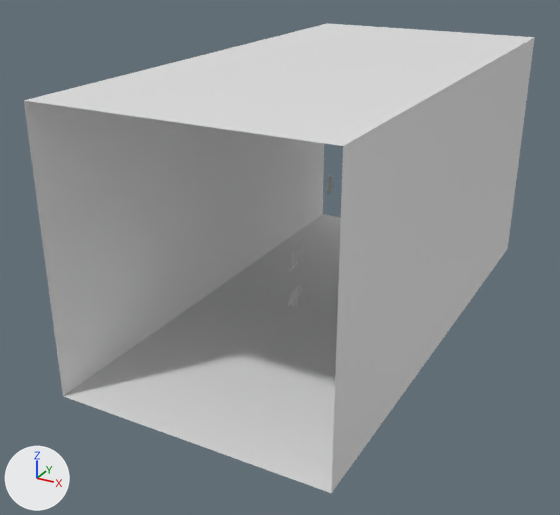
A saved change to the Blender file src/models/end/end.blend.
The view is the same before and after, from a camera (50 mm lens) standing at (229.0, -491.0, 186.0) and looking at (-22.0, -34.0, -43.0). Lighting does not change. The marker at lower left points along +X, +Y and +Z.

In view in the first picture: 'end_background', 'text_scores'.
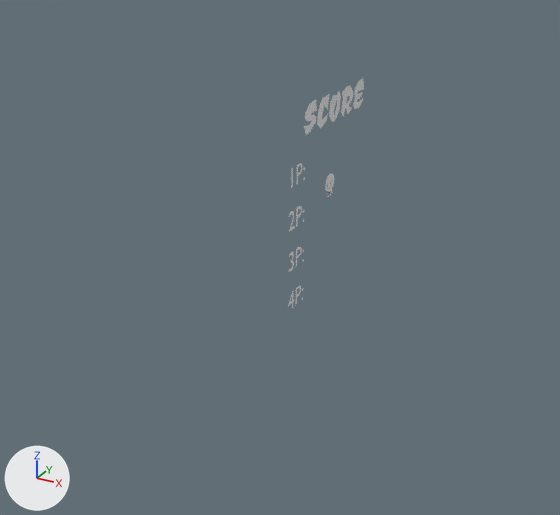
Commit message: Add skulls to dead players in scoring.

The edits, one by one:
Mesh me_skull is new.
It has 43 vertices, 17 faces and spans x 0.6..1.2, y -7.7..8.1, z -1.6..15.6.
It uses material mat_endmat (its picture is missing).
Object 'end_background' (ob_end_background) is now hidden.
Object 'skull' (ob_skull) is new; it shows me_skull.
Its location is (0.0, 0.0, 0.0).

Location of each change, (x1, y1, x2, y2) in pixels of the pictures (560 x 515 px):
'end_background', hidden: before (24, 23, 535, 493)
'skull', added: after (325, 173, 335, 197)
